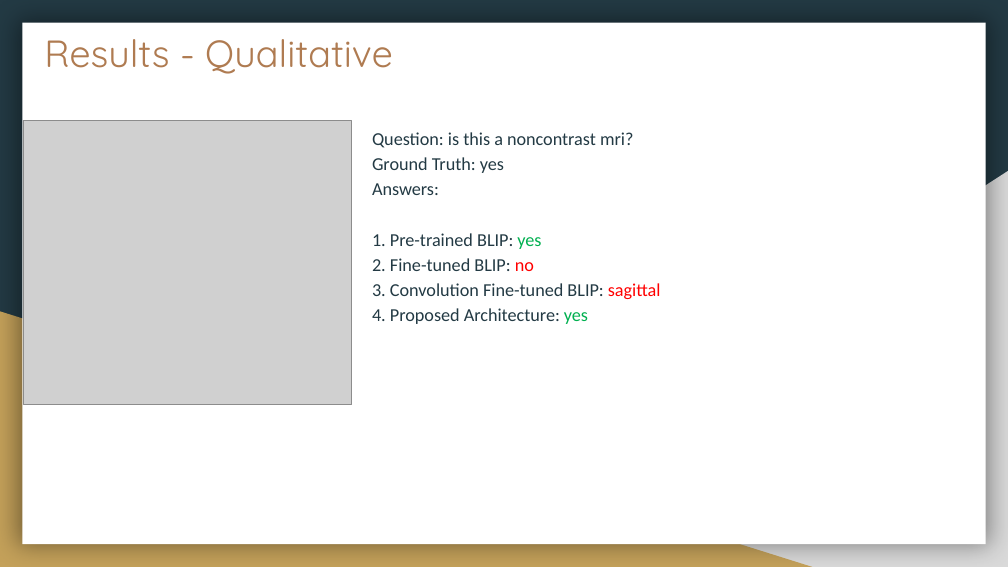
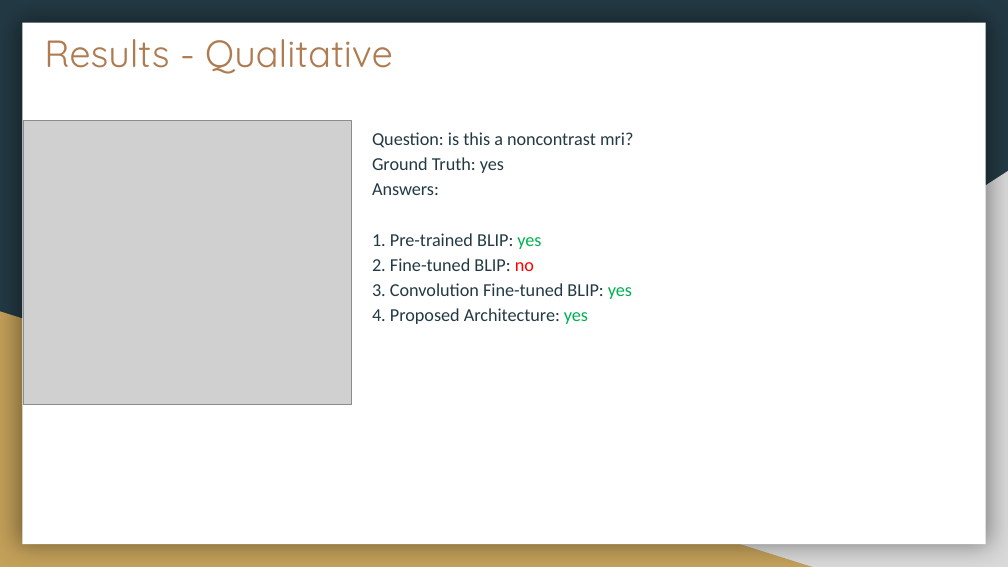
Before and after one commit to KumarAditya98/GWU-Capstone, a slide deck: slide 18 of presentation/Final_PPT.pptx. Drawn at 1008x567 pixels with LibreOffice and Linux fonts; fonts in the diff are those of the drawing; grey boxes stand for pictures. Boxes give left, top, right and bottom in pixels: in the first picture for what was removed or moved away, otherwise in the second. Text is boxed around its words. In the diff, an @@ line names an element or a change of style, - is before the commit and + after.

```diff
--- a/presentation/Final_PPT.pptx
+++ b/presentation/Final_PPT.pptx
@@ text at (372,132,633,324): text changed @@
-Question: is this a noncontrast mri?
-Ground Truth: yes
-Answers:
-1. Pre-trained BLIP: yes
-2. Fine-tuned BLIP: no
-3. Convolution Fine-tuned BLIP: sagittal
-4. Proposed Architecture: yes
+Question: is this a noncontrast mri?
+Ground Truth: yes
+Answers:
+1. Pre-trained BLIP: yes
+2. Fine-tuned BLIP: no
+3. Convolution Fine-tuned BLIP: yes
+4. Proposed Architecture: yes
```
Also in this commit, not shown: 1 other slide changed, 1 other file.
